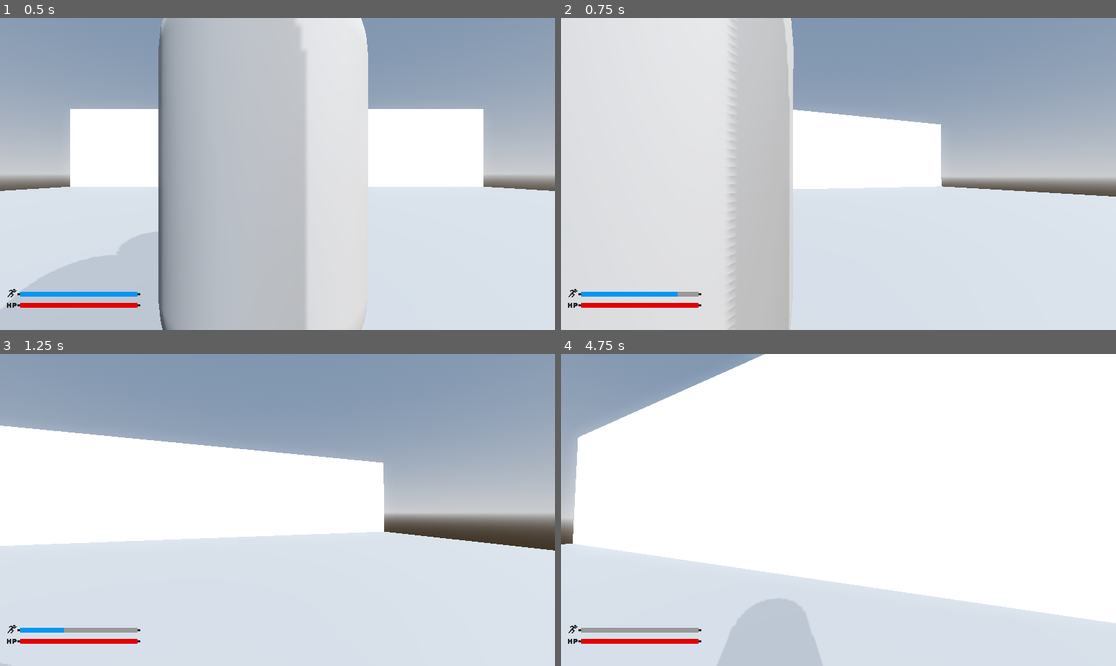
Above: before the commit, frames 1-4 (two rows, left to right).
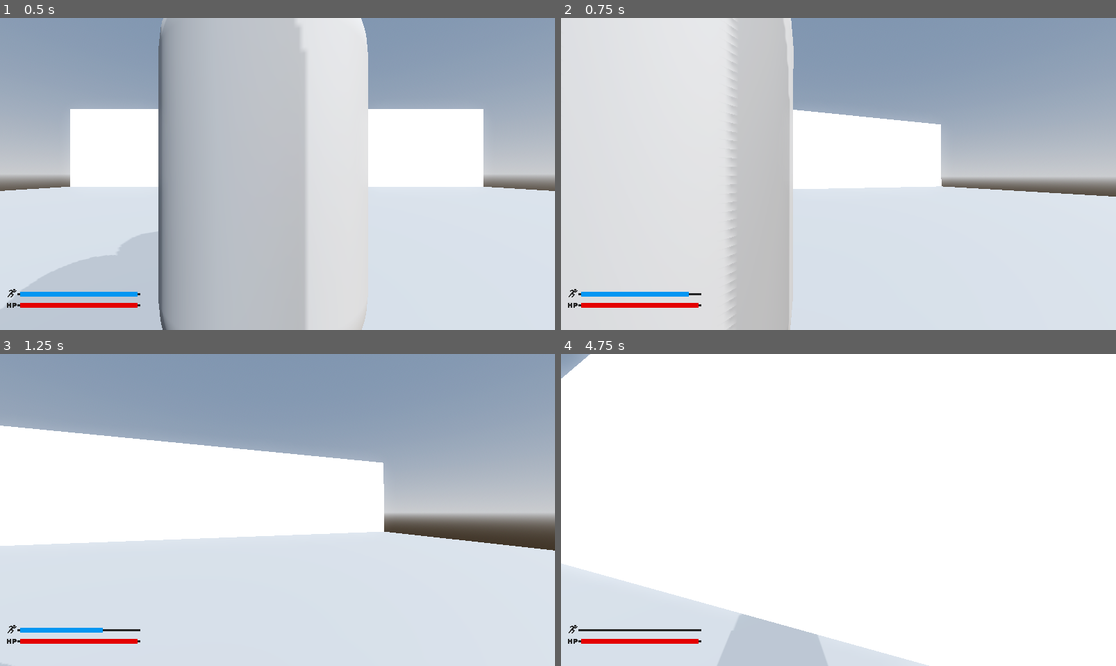
Above: after the commit, the same moments.

Repository: boltnzl/project-override
Game: Godot game, scene res://level.tscn
Two runs of this game, one before a commit and one after it. Both use one fixed random seed, a clock stepped at 60 frames per second and the inputs below.
Inputs (mouse positions are in pixels of both pictures, inside the frame that each line leads up to):
- Up to frame 1 (0.5 s): no input
- Up to frame 2 (0.75 s): move the mouse to (866, 174) at 0.52 s; hold W (up) from 0.53 s (still down); hold Shift (sprint) from 0.53 s (still down)
- Up to frame 3 (1.25 s): keep holding W (up); keep holding Shift (sprint); tap Space (jump) at 0.77 s
- Up to frame 4 (4.75 s): keep holding W (up); move the mouse to (810, 510) at 1.27 s; release Shift (sprint) at 1.28 s; tap Shift (sprint) at 1.35, 2.85, 4.35 s; tap Space (jump) at 1.52, 3.02, 3.77, 4.52 s; move the mouse to (849, 503) at 2.02 s; hold Shift (sprint) 2.03-2.78 s; move the mouse to (832, 516) at 2.77 s; move the mouse to (877, 513) at 3.52 s; hold Shift (sprint) 3.53-4.28 s; move the mouse to (794, 506) at 4.27 s

Frame 1 is identical in both runs. In frame 2, less than 0.1% of the frame differs, in the area x 21-25%, y 87-90%; in frame 3, 0.2%; in frame 4, 22%, in the area x 0-100%, y 0-100%.

Commit message:
Improved Stamina UI and Decreased Stamina Loss

Diff:
--- a/Stamina.gd
+++ b/Stamina.gd
@@ -31,7 +31,7 @@
 
 	if Input.is_action_pressed("sprint"):
 		if stamina.value > 0:
-			stamina.value -= 0.15
+			stamina.value -= 0.075
 			can_regen = false
 			s_timer = 0
 	else:
--- a/level.tscn
+++ b/level.tscn
@@ -42,7 +42,7 @@
 
 [sub_resource type="Theme" id="Theme_vonw3"]
 
-[sub_resource type="StyleBoxFlat" id="StyleBoxFlat_0b4ue"]
+[sub_resource type="StyleBoxEmpty" id="StyleBoxEmpty_n6hdu"]
 
 [sub_resource type="StyleBoxFlat" id="StyleBoxFlat_f2txt"]
 bg_color = Color(0.0117647, 0.588235, 0.94902, 1)
@@ -147,7 +147,7 @@
 offset_right = 476.0
 offset_bottom = 964.0
 theme = SubResource("Theme_vonw3")
-theme_override_styles/background = SubResource("StyleBoxFlat_0b4ue")
+theme_override_styles/background = SubResource("StyleBoxEmpty_n6hdu")
 theme_override_styles/fill = SubResource("StyleBoxFlat_f2txt")
 max_value = 10.0
 value = 10.0
